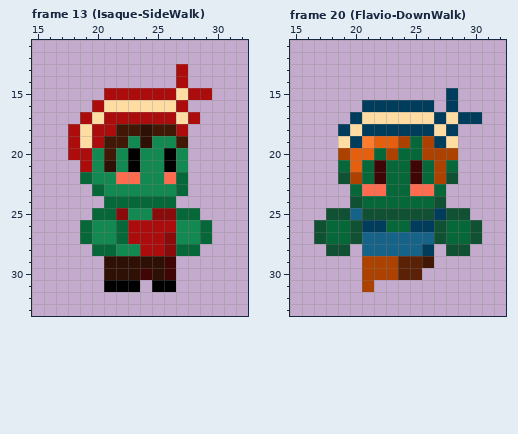
Pixel-art file -- Aseprite/BasicEnemy.aseprite. The picture above is the old version.
48x48 pixels, 28 frames. Shown: frame 13 (Isaque-SideWalk): x 15..32, y 11..33; frame 20 (Flavio-DownWalk): x 15..32, y 11..33. The commit also changed other frames, which this record leaves out.
After:
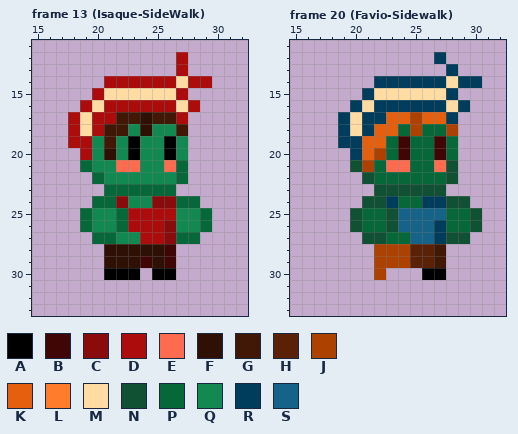
Palette (. is transparent): A #000000  B #400505  C #890b0b  D #ad0c0c  E #ff6b4e  F #2e1104  G #401805  H #5b2106  J #ad4200  K #e4600f  L #fe7c2c  M #ffdca2  N #0f5132  P #066839  Q #128950  R #003d5c  S #166389
Author's note on the commit: animaçoes inimigos - 1 animaçao basic enemy completo = 1
Edits made:
Changed rows in their new state; - is an unchanged pixel.
Frame 13 (Isaque-SideWalk):
first column x 18:
12 ---------D--
14 ---DDDDDDMDD
15 --DMMMMMMD..
16 -DMDDDDDDMD-
17 DMD-GGFGGD.-
18 ---G-Q-QQG--
19 -DQ-QAQ-AQ--
20 .--F--------
21 -P-QEE--EP--
22 -.P-QQ--Q---
23 --.PPPPPP.--
24 --P-CQQCCPP-
25 -PQQPDDDDQQP
26 --------C---
27 -.PPQQ---PP.
28 --.FFFFFB..-
29 ------B-----
30 ---AAA.AA---
31 ---...-..---
Frame 20 (Favio-Sidewalk):
first column x 17:
12 ----------R---
13 -----------R--
14 -----RRRRRRMRR
15 ----RMMMMMM---
16 ---RM-----RMR-
17 --RMRRKKJKKR..
18 -----KKPJPPJ--
19 --R-K-PB-PBP--
20 --.R-JPB-PBP--
21 --.NJPEEP-EN--
22 --..NP--P-P---
23 ---..NNNNNN---
24 ---.NNR--RRNN-
25 -..NPP-SSSSPPN
26 ...-PPNSSSR---
27 ....NNPP--RNN.
28 -..-.JJJHHG..-
29 ----.--J-HG---
30 ----.-...AA---
31 ----.---------
Changed places in both pictures, as pixel boxes (x1, y1, x2, y2):
changed: (68, 52, 212, 292)
changed: (314, 52, 482, 292)
